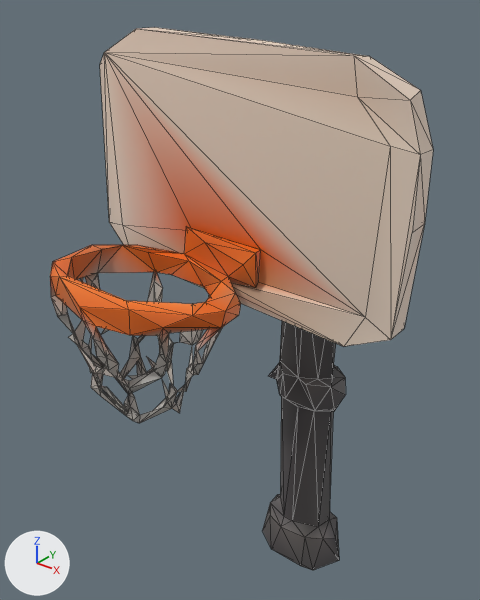
An edit to the glTF model public/models/prop_hoop.glb, drawn before and after from the same camera.
The view is the same before and after, from a camera (50 mm lens) standing at (2.13, -3.42, 4.12) and looking at (-0.09, -0.65, 2.41). Arrows for +X, +Y and +Z are at lower left; the lights stay in place. The first picture is the older version. Mesh edges are drawn as thin lines. Where no turn or scale is listed for an object, it has been applied to the vertices.
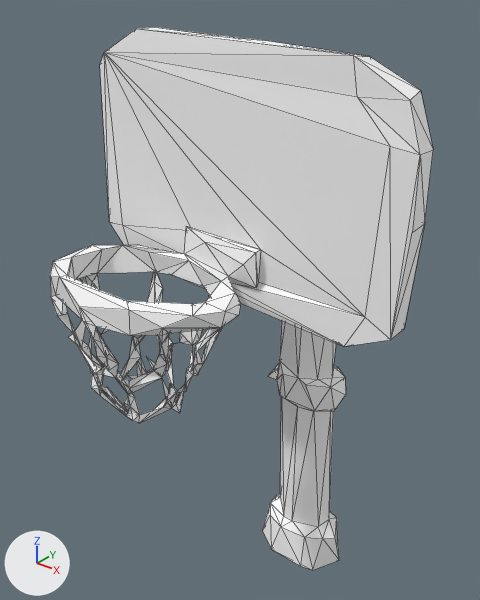
Changed parts and their boxes (x1, y1, x2, y2) in the pictures (480 x 600 px; the box of a moved part takes in the faces that stretch with it):
'Mesh_0', recoloured, surface changed (lighter): (50, 27, 433, 570) in both
part 1 of me_mesh_0, moved or reshaped: (50, 278, 210, 414) in both

What changed in the scene script:
```text
Change mat_material_0:
    where n0 = _N.new('ShaderNodeBsdfPrincipled'); n0.name = 'Principled BSDF'
    add n0.inputs[0].default_value = (1.0, 1.0, 1.0, 1.0)  # 'Base Color', white #ffffff
    remove n2 = _N.new('ShaderNodeVertexColor'); n2.name = 'Color Attribute'
    remove _L.new(n2.outputs[0], n0.inputs[0])  # 'Color' to 'Base Color'
Change me_mesh_0:
    where me_mesh_0.from_pydata(...)  # 381 vertices, 804 faces; spans x -0.95..0.95, y -1.0..1.0, z -1.95..1.95
    used by ob_mesh_0; location = (0.154, -0.744, 1.95)
    me_mesh_0 part 1
    29 faces are deleted
    29 new faces join them
```
